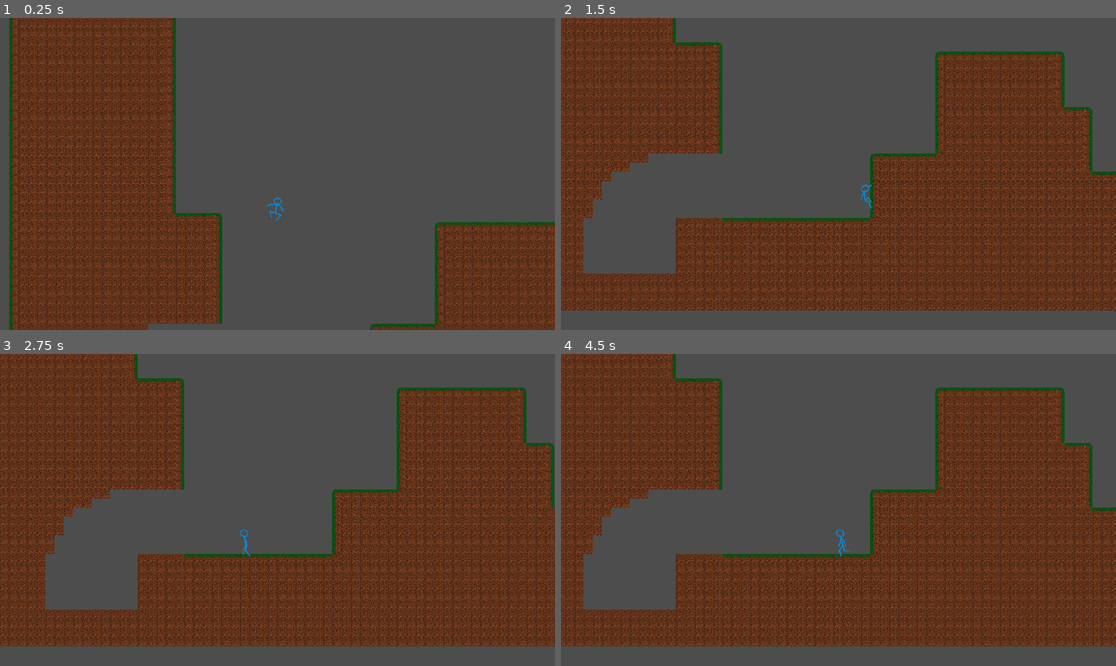
Above: before the commit, frames 1-4 (two rows, left to right).
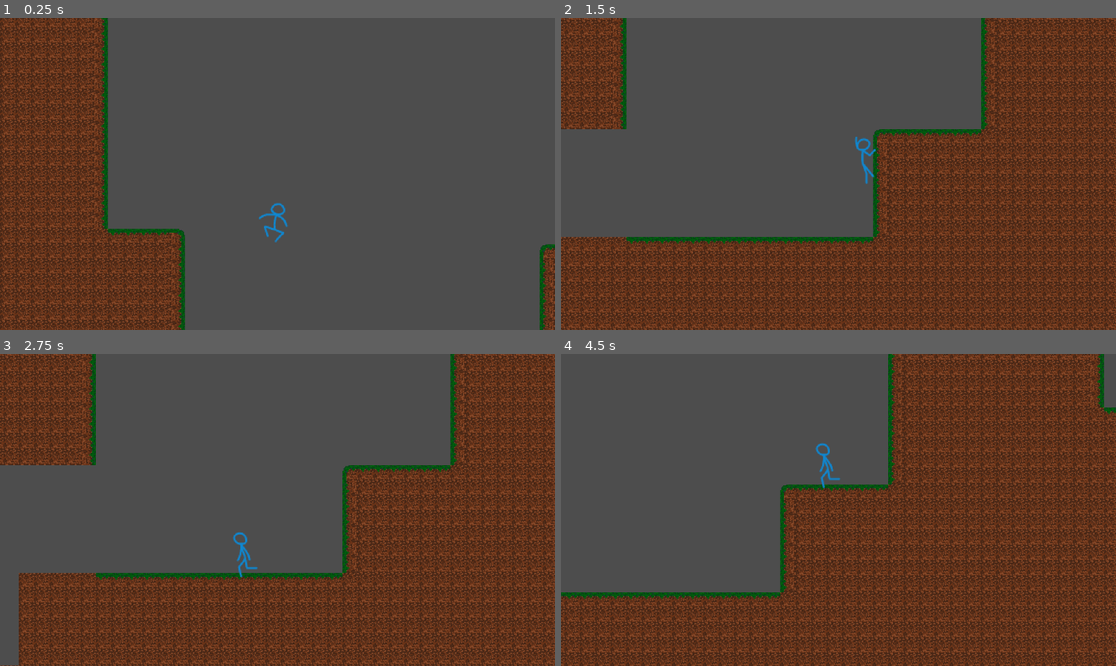
Above: after the commit, the same moments.

Repository: guidox-design/pippo_movement
Game: Godot game, scene res://assets/scenes/levels/pixel_level.tscn
Same seed, same stepped clock (60 frames per second), same inputs: the game is played once before the commit and once after it.
Inputs (mouse positions are in pixels of both pictures, inside the frame that each line leads up to):
- Up to frame 1 (0.25 s): no input
- Up to frame 2 (1.5 s): move the mouse to (960, 158) at 0.52 s; hold D (move_right) from 0.53 s (still down); click (960, 158) at 0.6 s; tap Space (jump) at 0.77, 1.07 s; tap Shift (sprint) at 0.8, 1.35 s; move the mouse to (727, 189) at 1.27 s
- Up to frame 3 (2.75 s): tap Space (jump) at 1.52, 1.55, 1.82, 2.1 s; move the mouse to (333, 441) at 2.02 s; release D (move_right) at 2.03 s; hold A (move_left) from 2.03 s (still down); click (333, 441) at 2.3 s
- Up to frame 4 (4.5 s): move the mouse to (810, 572) at 2.77 s; release A (move_left) at 2.78 s; hold D (move_right) 2.78-4.28 s; click (810, 572) at 2.85 s; tap Space (jump) at 3.02, 3.32, 3.77, 3.8, 4.07 s; tap Shift (sprint) at 3.05, 3.6 s; move the mouse to (1005, 556) at 3.52 s; move the mouse to (672, 463) at 4.27 s; hold A (move_left) from 4.28 s (still down); click (672, 463) at 4.35 s

The runs differ from the first frame. In frame 1, 30% of the frame differs, in the area x 0-100%, y 0-100%; in frame 2, 48%; in frame 3, 47%; in frame 4, 56%.

Commit message:
wall_jump, wall_climb, dash

Diff:
--- a/assets/prefabs/player/player_controller(pixel).tscn
+++ b/assets/prefabs/player/player_controller(pixel).tscn
@@ -645,7 +645,7 @@
 
 [node name="CoyoteTimer" type="Timer" parent="."]
 process_callback = 0
-wait_time = 0.2
+wait_time = 0.1
 one_shot = true
 
 [node name="FloatCoolDown" type="Timer" parent="."]
@@ -667,3 +667,9 @@
 unique_name_in_owner = true
 position = Vector2(3, -14)
 target_position = Vector2(16, 0)
+
+[node name="DashCooldown" type="Timer" parent="."]
+unique_name_in_owner = true
+process_callback = 0
+wait_time = 0.1
+one_shot = true
--- a/assets/scripts/player/player_controller(pixel).gd
+++ b/assets/scripts/player/player_controller(pixel).gd
@@ -27,6 +27,12 @@
 const LEDGE_JUMP_VELOCITY := -500
 const WALL_SLIDE_GRAVITY := 300.0
 const WALL_SLIDE_VELOCITY := 500.0
+const WALL_JUMP_LENGTH := 30.0
+const WALL_JUMP_VELOCITY := -500.0
+const WALL_CLIMB_VELOCITY := -300.0
+const WALL_CLIMB_LENGTH := 65.0
+const DASH_LENGTH := 100.0
+const DASH_VELOCITY := 600.0
 
 
 
@@ -37,12 +43,15 @@
 @onready var ledge_climb_ray_cast: RayCast2D = $LedgeClimbRayCast
 @onready var ledge_space_ray_cast: RayCast2D = $LedgeSpaceRayCast
 @onready var wall_slide_ray_cast: RayCast2D = $WallSlideRayCast
-
+@onready var dash_cooldown: Timer = $DashCooldown
 
 
 var active_state := STATE.FALL
 var can_double_jump := false
 var facing_direction := 1.0
+var saved_position := Vector2.ZERO
+var can_dash := false
+var dash_jump_buffer := false
 
 
 func _ready() -> void:
@@ -75,6 +84,7 @@
 
 		STATE.FLOOR:
 			can_double_jump = true
+			can_dash = true
 
 		STATE.JUMP:
 			animated_sprite.play("jump")
@@ -104,15 +114,37 @@
 		STATE.LEDGE_JUMP:
 			animated_sprite.play("double_jump")
 			velocity.y = LEDGE_JUMP_VELOCITY
-
+			can_dash = true
 
 		STATE.WALL_SLIDE:
 			animated_sprite.play("wall_slide")
 			velocity.y = 0
 			can_double_jump = true
-		#STATE.ATTACK:
-		#	animated_sprite.play("attacco_pippo")
-
+			can_dash = true
+
+		STATE.WALL_JUMP:
+			animated_sprite.play("jump")
+			velocity.y = WALL_JUMP_VELOCITY
+			set_facing_direction(-facing_direction)
+			saved_position = position
+
+
+		STATE.WALL_CLIMB:
+			animated_sprite.play("wall_climb")
+			velocity.y = WALL_CLIMB_VELOCITY
+			saved_position = position
+
+		STATE.DASH:
+			if dash_cooldown.time_left > 0:
+				active_state = previous_state
+				return
+			animated_sprite.play("dash")
+			velocity.y = 0
+			set_facing_direction(sign(Input.get_axis("move_left", "move_right")))
+			velocity.x = facing_direction * DASH_VELOCITY
+			saved_position = position
+			can_dash = previous_state == STATE.FLOOR or previous_state == STATE.WALL_SLIDE
+			dash_jump_buffer = false
 
 
 func process_state(delta: float) -> void:
@@ -136,6 +168,8 @@
 				switch_state(STATE.LEDGE_CLIMB)
 			elif is_input_toward_facing() and can_wall_sliding():
 				switch_state(STATE.WALL_SLIDE)
+			elif Input.is_action_just_pressed("sprint") and can_dash:
+				switch_state(STATE.DASH)
 
 		STATE.FLOOR:
 			if Input.get_axis("move_left", "move_right"):
@@ -150,14 +184,31 @@
 			elif Input.is_action_just_pressed("jump"):
 				switch_state(STATE.JUMP)
 
-		STATE.JUMP, STATE.DOUBLE_JUMP, STATE.LEDGE_JUMP:
+			elif Input.is_action_just_pressed("sprint"):
+				switch_state(STATE.DASH)
+
+
+		STATE.JUMP, STATE.DOUBLE_JUMP, STATE.LEDGE_JUMP, STATE.WALL_JUMP:
 			velocity.y = move_toward(velocity.y, 0, JUMP_DECELERATION * delta)
-			handle_movement()
+			if active_state == STATE.WALL_JUMP:
+				var distance := absf(position.x - saved_position.x)
+				if distance >= WALL_JUMP_LENGTH or can_wall_sliding():
+					active_state = STATE.JUMP
+				else:
+					handle_movement(facing_direction)
+
+			if active_state != STATE.WALL_JUMP:
+				handle_movement()
 
 			if Input.is_action_just_released("jump") or velocity.y >= 0:
 				velocity.y = 0
 				switch_state(STATE.FALL)
 
+			elif Input.is_action_just_pressed("jump"):
+				switch_state(STATE.DOUBLE_JUMP)
+
+			elif Input.is_action_just_pressed("sprint") and can_dash:
+				switch_state(STATE.DASH)
 
 
 		STATE.FLOAT:
@@ -174,6 +225,9 @@
 			elif is_input_toward_facing() and can_wall_sliding():
 				switch_state(STATE.WALL_SLIDE)
 
+			elif Input.is_action_just_pressed("sprint") and can_dash:
+				switch_state(STATE.DASH)
+
 
 		STATE.LEDGE_CLIMB:
 			if not animated_sprite.is_playing():
@@ -203,26 +257,70 @@
 			elif not can_wall_sliding():
 				switch_state(STATE.FALL)
 
-#		STATE.ATTACK:
-#			process_attack()
-
-
-func handle_movement() -> void:
-	var input_direction := signf(Input.get_axis("move_left", "move_right"))
-	if input_direction:
-		animated_sprite.flip_h = input_direction < 0
-		facing_direction = input_direction
-		ledge_climb_ray_cast.position.x = input_direction * absf(ledge_climb_ray_cast.position.x)
-		ledge_climb_ray_cast.target_position.x = input_direction * absf(ledge_climb_ray_cast.target_position.x)
+			elif Input.is_action_just_pressed("jump"):
+				switch_state(STATE.WALL_JUMP)
+
+			elif Input.is_action_just_pressed("sprint"):
+				if is_input_toward_facing():
+					switch_state(STATE.WALL_CLIMB)
+				else:
+					set_facing_direction(-facing_direction)
+					switch_state(STATE.DASH)
+
+		STATE.WALL_CLIMB:
+			var distance := absf(position.y - saved_position.y)
+			if distance >= WALL_CLIMB_LENGTH or is_on_ceiling():
+				velocity.y = 0
+				switch_state(STATE.WALL_SLIDE)
+			elif is_ledge():
+				switch_state(STATE.LEDGE_JUMP)
+
+		STATE.DASH:
+			dash_cooldown.start()
+			if is_on_floor():
+				coyote_timer.start()
+			if Input.is_action_just_pressed("jump"):
+				dash_jump_buffer = true
+			var distance := absf(position.x - saved_position.x)
+			if distance >= DASH_LENGTH or signf(get_last_motion().x) != facing_direction:
+				if dash_jump_buffer and coyote_timer.time_left > 0:
+					switch_state(STATE.JUMP)
+				elif is_on_floor():
+					switch_state(STATE.FLOOR)
+				else:
+					switch_state(STATE.FALL)
+
+			elif is_ledge() and is_space():
+				switch_state(STATE.LEDGE_CLIMB)
+			elif can_wall_sliding():
+				switch_state(STATE.WALL_SLIDE)
+
+
+
+
+func handle_movement(input_direction: float = 0) -> void:
+	if input_direction == 0:
+		input_direction = signf(Input.get_axis("move_left", "move_right"))
+	set_facing_direction(input_direction)
+	velocity.x = input_direction * WALK_VELOCITY
+
+
+func set_facing_direction(direction: float) -> void:
+	if direction:
+		animated_sprite.flip_h = direction < 0
+		facing_direction = direction
+
+		#aggiornamento direzione dei raycast in direzione frontale al personaggio
+		ledge_climb_ray_cast.position.x = direction * absf(ledge_climb_ray_cast.position.x)
+		ledge_climb_ray_cast.target_position.x = direction * absf(ledge_climb_ray_cast.target_position.x)
 		wall_slide_ray_cast.force_raycast_update()
-		wall_slide_ray_cast.position.x = input_direction * absf(wall_slide_ray_cast.position.x)
-		wall_slide_ray_cast.target_position.x = input_direction * absf(wall_slide_ray_cast.target_position.x)
+		wall_slide_ray_cast.position.x = direction * absf(wall_slide_ray_cast.position.x)
+		wall_slide_ray_cast.target_position.x = direction * absf(wall_slide_ray_cast.target_position.x)
 		wall_slide_ray_cast.force_raycast_update()
 
 
-	velocity.x = input_direction * WALK_VELOCITY
-
-
+
+#verifica che l'input del player sia lo stesso della direzione del personaggio
 func is_input_toward_facing() -> bool:
 	return signf(Input.get_axis("move_left", "move_right")) == facing_direction
 
@@ -250,22 +348,3 @@
 
 func can_wall_sliding() -> bool:
 	return is_on_wall_only() and wall_slide_ray_cast.is_colliding()
-
-
-
-
-
-
-
-
-
-#func handle_input():
-#	if Input.is_action_just_pressed("attack"):
-#		if active_state != STATE.ATTACK:
-#			switch_state(STATE.ATTACK)
-#
-#func process_attack():
-#	velocity.x = 0
-#
-#	if not animated_sprite.is_playing():
-#		switch_state(STATE.FLOOR)
--- a/project.godot
+++ b/project.godot
@@ -17,8 +17,7 @@
 
 [display]
 
-window/size/viewport_width=1920
-window/size/viewport_height=1080
+window/size/mode=3
 
 [input]
 
